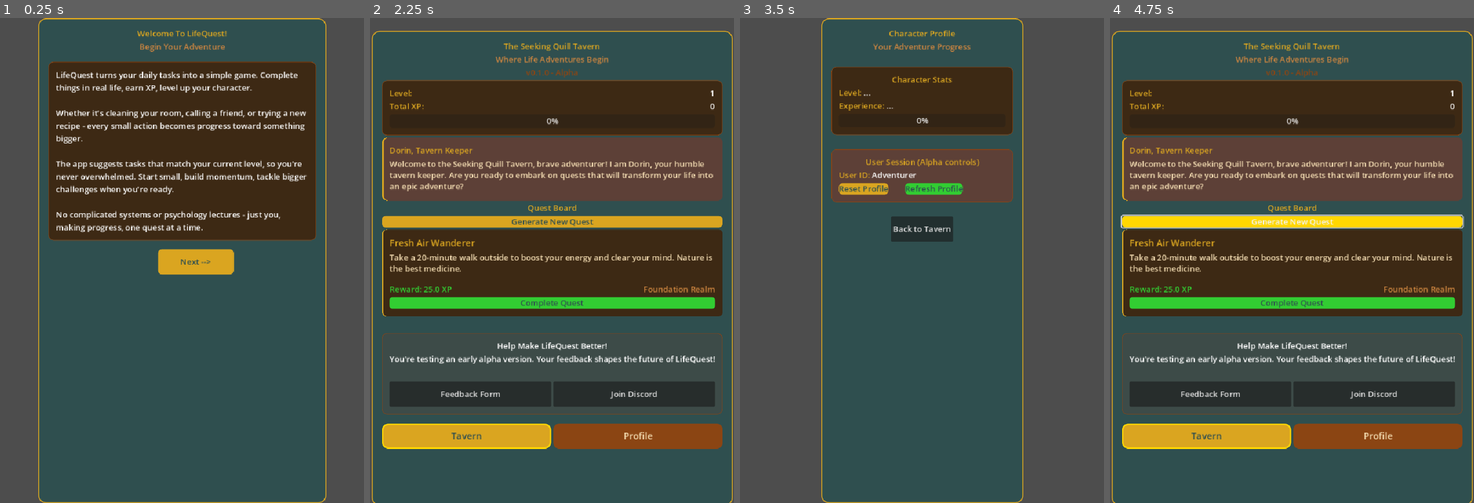
Above: before the commit, frames 1-4 (left to right).
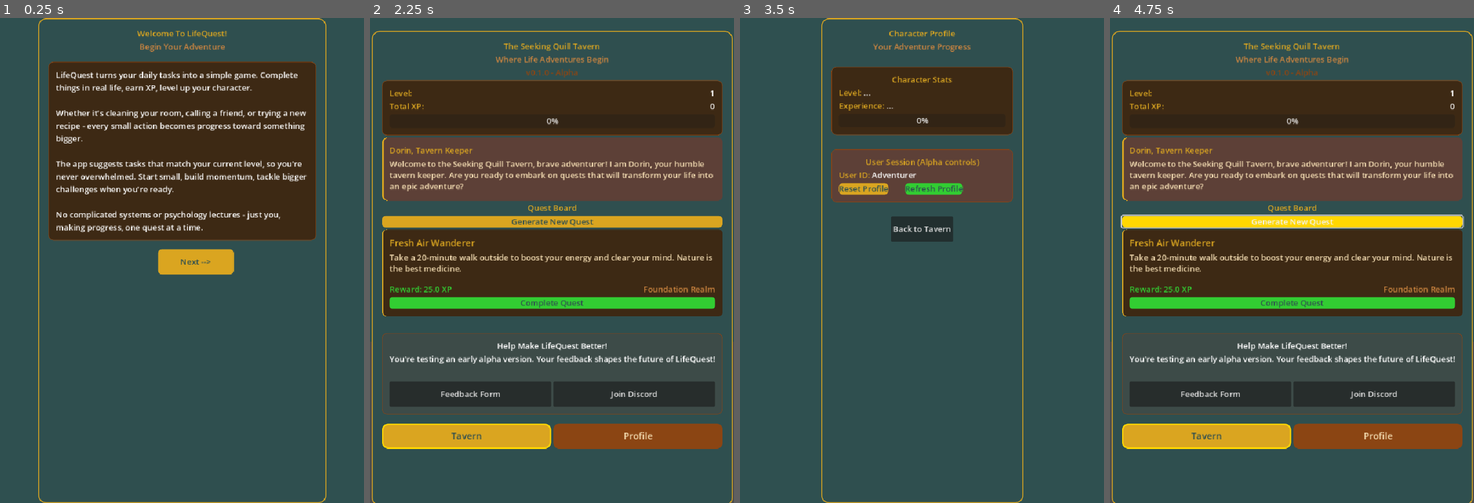
Above: after the commit, the same moments.

Repository: Wazaq/LifeQuest-Nexus
Game: Godot game, scene res://scenes/WelcomeScene.tscn
The game is run twice, just before and just after one commit, with the same random seed, the same clock (stepped at 60 frames per second) and the same inputs.
Inputs:
- Up to frame 1 (0.25 s): no input
- Up to frame 2 (2.25 s): click "Next -->" at 0.5 s; click "Next -->" at 1.25 s; click "Enter the Tavern!" at 2 s
- Up to frame 3 (3.5 s): click "Profile" at 2.75 s
- Up to frame 4 (4.75 s): click "Back to Tavern" at 3.5 s; click "Generate New Quest" at 4.25 s

The runs differ from the first frame. In frame 1, 21% of the frame differs, in the area x 0-100%, y 0-100%; in frame 2, 3.2%; in frame 3, 45%; in frame 4, 3.2%.

Commit message:
CC:  Updated background look across screens.

Diff:
--- a/godot-project/scenes/ProfileScene.tscn
+++ b/godot-project/scenes/ProfileScene.tscn
@@ -10,6 +10,13 @@
 grow_horizontal = 2
 grow_vertical = 2
 script = ExtResource("1_nilhg")
+
+[node name="Background" type="ColorRect" parent="."]
+layout_mode = 1
+anchors_preset = 15
+anchor_right = 1.0
+anchor_bottom = 1.0
+color = Color(0.184314, 0.313726, 0.313726, 1)
 
 [node name="MainScroll" type="ScrollContainer" parent="."]
 layout_mode = 1
--- a/godot-project/scenes/TavernMain.tscn
+++ b/godot-project/scenes/TavernMain.tscn
@@ -12,6 +12,13 @@
 grow_vertical = 2
 script = ExtResource("1_hu67j")
 
+[node name="Background" type="ColorRect" parent="."]
+layout_mode = 1
+anchors_preset = 15
+anchor_right = 1.0
+anchor_bottom = 1.0
+color = Color(0.184314, 0.313726, 0.313726, 1)
+
 [node name="MainScroll" type="ScrollContainer" parent="."]
 custom_minimum_size = Vector2(0, 940)
 layout_mode = 0
--- a/godot-project/scenes/WelcomeScene.tscn
+++ b/godot-project/scenes/WelcomeScene.tscn
@@ -10,6 +10,13 @@
 grow_horizontal = 2
 grow_vertical = 2
 script = ExtResource("1_r7phi")
+
+[node name="Background" type="ColorRect" parent="."]
+layout_mode = 1
+anchors_preset = 15
+anchor_right = 1.0
+anchor_bottom = 1.0
+color = Color(0.184314, 0.313726, 0.313726, 1)
 
 [node name="MainScroll" type="ScrollContainer" parent="."]
 layout_mode = 1
Not shown, changed: .claude/settings.local.json
Not shown, changed: godot-project/builds/web/index.html
Not shown, changed: godot-project/builds/web/index.pck
Not shown, changed: godot-project/builds/web/index.service.worker.js
